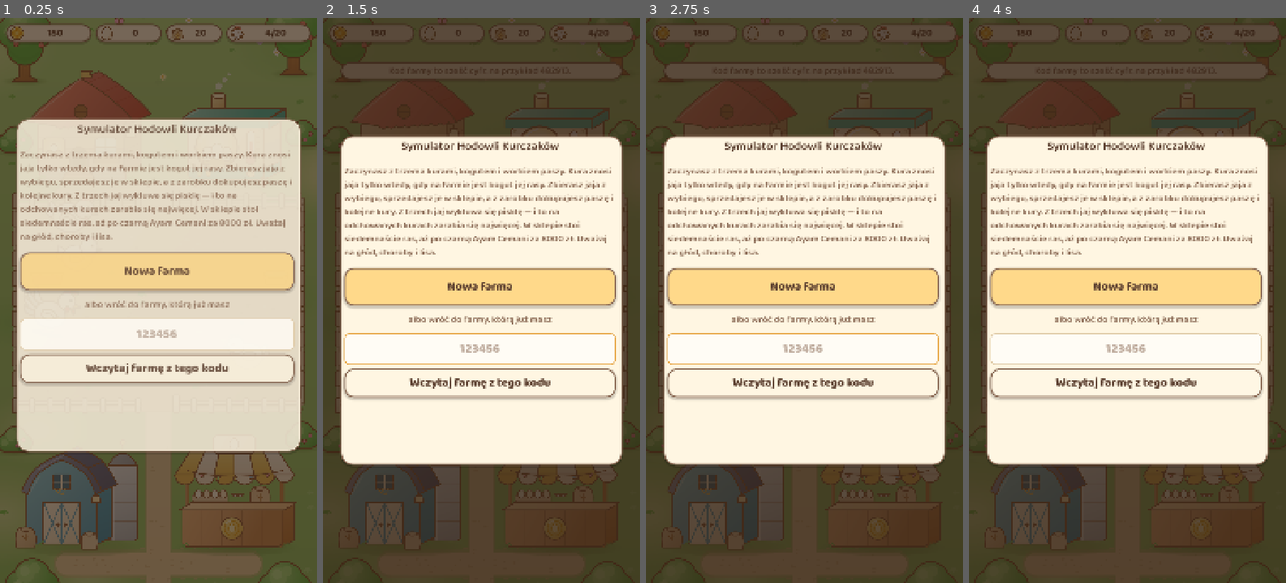
Above: before the commit, frames 1-4 (left to right).
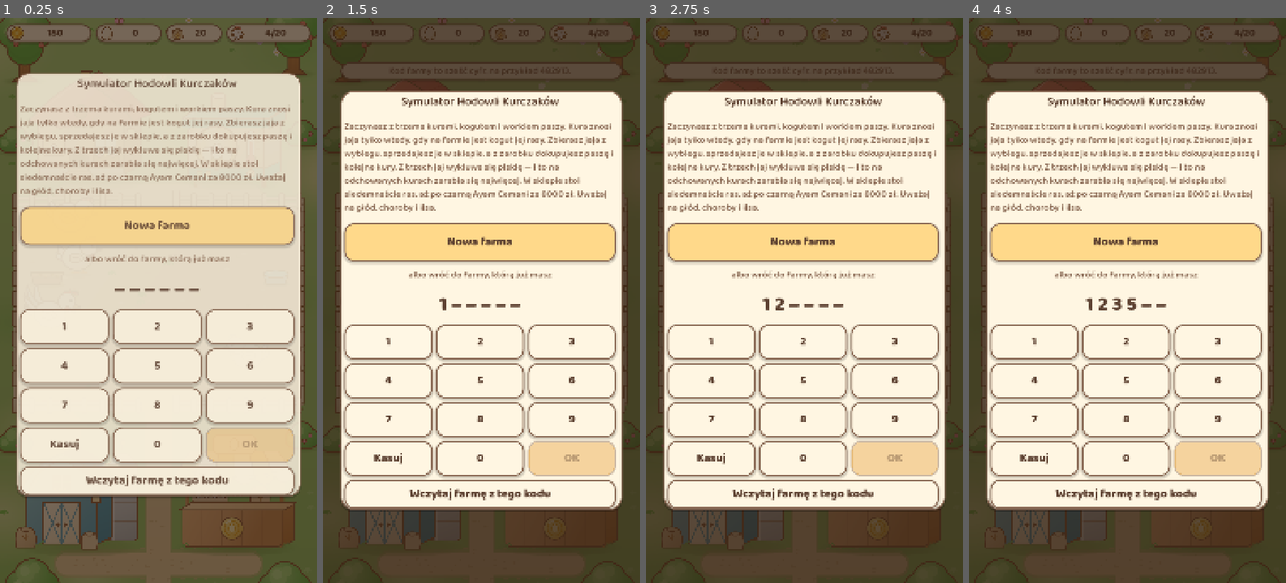
Above: after the commit, the same moments.

Repository: sodorn/kury
Game: Godot game, scene res://scenes/main/main.tscn
Two runs of this game, one before a commit and one after it. Both use one fixed random seed, a clock stepped at 60 frames per second and the inputs below.
Inputs (mouse positions are in pixels of both pictures, inside the frame that each line leads up to):
- Up to frame 1 (0.25 s): no input
- Up to frame 2 (1.5 s): click "Wczytaj farmę z tego kodu" at 0.5 s; click (389, 340) at 1.25 s, where only the run after the commit has a clickable "1"
- Up to frame 3 (2.75 s): click (804, 340) at 2 s, where only the run after the commit has a clickable "2"
- Up to frame 4 (4 s): click (1219, 340) at 2.75 s, where only the run after the commit has a clickable "3"; click (1127, 379) at 3.5 s, where only the run after the commit has a clickable "5"

The runs differ from the first frame. In frame 1, 38% of the frame differs, in the area x 5-96%, y 9-85%; in frame 2, 38%; in frame 3, 38%; in frame 4, 38%.

Commit message:
Wersja 11.1: klawiatura kodu rysowana w grze
Na telefonie nie dalo sie wpisac kodu farmy: klawiatura systemowa wpuszczala
litery, ale nie cyfry. Pole LineEdit w eksporcie na przegladarke nie dostawalo
cyfr z numerycznej klawiatury Androida.

- kod wpisuje sie wlasnymi przyciskami (scenes/ui/panels/code_keypad.gd);
  zadna klawiatura systemowa nie bierze w tym udzialu
- uzywaja jej oba miejsca: ekran powitalny i panel Kurnika
- klawisz kasowania ma napis "Kasuj", bo czcionka gry nie ma znaku ⌫
  i w przegladarce wychodzil pusty kwadrat
- sprawdzone w prawdziwym Chrome klikaniem w przyciski, nie tylko w tescie

Testy: 892 asercje jednostkowe OK, test dymny OK.

Co-Authored-By: Claude Opus 5 <noreply@anthropic.com>
Claude-Session: https://claude.ai/code/session_01CjTjcWSUi8hfc7jxPFWk6D

Diff:
--- a/data/strings.csv
+++ b/data/strings.csv
@@ -193,3 +193,5 @@
 ALERT_NO_FEED_TITLE,"Skończyła się pasza"
 ALERT_NO_FEED_BODY,"Bez paszy kury przestają znosić jaja, inkubator i odchów stają, a po trzech minutach stado zaczyna padać — tym szybciej, im jest większe. Kup worek w sklepie."
 PANEL_COOP_PENDING,"W drodze (jaja i pisklęta)"
+CODE_OK,"OK"
+CODE_BACK,"Kasuj"
--- a/project.godot
+++ b/project.godot
@@ -11,7 +11,7 @@
 [application]
 
 config/name="Chicken Farm Simulator"
-config/version="11.0"
+config/version="11.1"
 run/main_scene="res://scenes/main/main.tscn"
 config/features=PackedStringArray("4.7", "GL Compatibility")
 config/icon="res://assets/icon.svg"
--- a/scenes/ui/panels/building_panel.gd
+++ b/scenes/ui/panels/building_panel.gd
@@ -559,23 +559,20 @@
 	hint.text = tr("PANEL_CODE_HINT")
 	_actions.add_child(hint)
 
-	var field := LineEdit.new()
-	field.placeholder_text = tr("PANEL_CODE_PLACEHOLDER")
-	field.alignment = HORIZONTAL_ALIGNMENT_CENTER
-	field.max_length = 6
-	# Na telefonie wyskakuje klawiatura numeryczna, a nie pelna.
-	field.virtual_keyboard_type = LineEdit.KEYBOARD_TYPE_NUMBER
-	_actions.add_child(field)
+	# Wlasna klawiatura numeryczna zamiast pola tekstowego: klawiatura
+	# systemowa na telefonie nie wpuszczala cyfr do gry.
+	var keypad := CodeKeypad.new()
+	_actions.add_child(keypad)
 
 	var button := Button.new()
+	button.theme_type_variation = &"BuyButton"
 	button.autowrap_mode = TextServer.AUTOWRAP_WORD_SMART
 	button.text = tr("PANEL_CODE_LOAD")
 	button.pressed.connect(func() -> void:
-		if Game.restore_from_code(field.text):
-			field.text = "")
+		if Game.restore_from_code(keypad.code()):
+			keypad.clear())
 	_actions.add_child(button)
-	# Enter na klawiaturze telefonu robi to samo co przycisk.
-	field.text_submitted.connect(func(_text: String) -> void: button.emit_signal("pressed"))
+	keypad.submitted.connect(func(_code: String) -> void: button.emit_signal("pressed"))
 
 
 ## Nazwa obrony przed lisem na danym poziomie: nic, plot albo pies.
--- /dev/null
+++ b/scenes/ui/panels/code_keypad.gd
@@ -0,0 +1,111 @@
+class_name CodeKeypad
+extends VBoxContainer
+## Klawiatura numeryczna do wpisywania kodu farmy, rysowana w samej grze.
+##
+## Pole tekstowe Godota nie dzialalo na telefonie: klawiatura systemowa
+## w trybie numerycznym nie wpuszczala cyfr do gry (litery wchodzily, cyfry
+## nie). Zamiast walczyc z warstwa wejscia przegladarki, kod wpisuje sie
+## wlasnymi przyciskami — dziala tak samo na kazdym telefonie i na komputerze,
+## bo nie bierze w tym udzialu zadna klawiatura systemowa.
+
+## Kod ma dokladnie tyle cyfr. Zgodne z `Cloud.CODE_LENGTH`.
+const LENGTH := 6
+## Rozmiar klawisza i odstepy, w pikselach widoku.
+const KEY_HEIGHT := 120
+const GAP := 12
+
+## Kod zmienil sie (po kazdej cyfrze i po kasowaniu).
+signal changed(code: String)
+## Gracz nacisnal klawisz zatwierdzenia przy komplecie cyfr.
+signal submitted(code: String)
+
+var _code := ""
+var _display: Label
+var _keys: Array[Button] = []
+var _back: Button
+var _accept: Button
+
+
+func _ready() -> void:
+	add_theme_constant_override("separation", GAP)
+
+	_display = Label.new()
+	_display.theme_type_variation = &"TitleLabel"
+	_display.horizontal_alignment = HORIZONTAL_ALIGNMENT_CENTER
+	add_child(_display)
+
+	var grid := GridContainer.new()
+	grid.columns = 3
+	grid.add_theme_constant_override("h_separation", GAP)
+	grid.add_theme_constant_override("v_separation", GAP)
+	add_child(grid)
+	# Uklad jak w telefonie: 1-9, potem kasowanie, 0 i zatwierdzenie.
+	for digit in range(1, 10):
+		grid.add_child(_make_key(str(digit)))
+	# Napis, a nie znak ⌫: czcionka gry nie ma tego glifu i w przegladarce
+	# wychodzil pusty kwadrat.
+	_back = _make_key(tr("CODE_BACK"))
+	grid.add_child(_back)
+	grid.add_child(_make_key("0"))
+	_accept = _make_key(tr("CODE_OK"))
+	_accept.theme_type_variation = &"BuyButton"
+	grid.add_child(_accept)
+
+	_refresh()
+
+
+## Jeden klawisz. Cyfry dopisuja sie do kodu, reszta ma wlasne zachowanie.
+func _make_key(label: String) -> Button:
+	var key := Button.new()
+	key.text = label
+	key.custom_minimum_size = Vector2(0, KEY_HEIGHT)
+	key.size_flags_horizontal = Control.SIZE_EXPAND_FILL
+	if label.is_valid_int():
+		key.pressed.connect(func() -> void: _type(label))
+		_keys.append(key)
+	elif label == tr("CODE_BACK"):
+		key.pressed.connect(_erase)
+	else:
+		key.pressed.connect(func() -> void:
+			if _code.length() == LENGTH:
+				submitted.emit(_code))
+	return key
+
+
+func _type(digit: String) -> void:
+	if _code.length() >= LENGTH:
+		return
+	_code += digit
+	_refresh()
+	changed.emit(_code)
+
+
+func _erase() -> void:
+	if _code.is_empty():
+		return
+	_code = _code.substr(0, _code.length() - 1)
+	_refresh()
+	changed.emit(_code)
+
+
+func code() -> String:
+	return _code
+
+
+func clear() -> void:
+	_code = ""
+	_refresh()
+	changed.emit(_code)
+
+
+## Puste miejsca pokazujemy kreskami, zeby bylo widac, ilu cyfr brakuje.
+func _refresh() -> void:
+	var shown := ""
+	for i in LENGTH:
+		if i > 0:
+			shown += " "
+		shown += _code[i] if i < _code.length() else "–"
+	_display.text = shown
+	_accept.disabled = _code.length() < LENGTH
+	for key in _keys:
+		key.disabled = _code.length() >= LENGTH
--- a/scenes/ui/panels/start_panel.gd
+++ b/scenes/ui/panels/start_panel.gd
@@ -14,7 +14,7 @@
 @onready var _created: VBoxContainer = $Sheet/Content/Created
 @onready var _continue_button: Button = $Sheet/Content/Choice/Continue
 @onready var _new_button: Button = $Sheet/Content/Choice/NewFarm
-@onready var _code_field: LineEdit = $Sheet/Content/Choice/CodeRow/Code
+@onready var _keypad: CodeKeypad = $Sheet/Content/Choice/CodeRow/Keypad
 @onready var _load_button: Button = $Sheet/Content/Choice/CodeRow/Load
 @onready var _code_label: Label = $Sheet/Content/Created/Code
 @onready var _play_button: Button = $Sheet/Content/Created/Play
@@ -26,7 +26,7 @@
 	_new_button.pressed.connect(_on_new_farm)
 	_load_button.pressed.connect(_on_load)
 	_play_button.pressed.connect(_close)
-	_code_field.text_submitted.connect(func(_text: String) -> void: _on_load())
+	_keypad.submitted.connect(func(_code: String) -> void: _on_load())
 	# Wczytanie farmy po kodzie konczy sie odpowiedzia serwera, a nie
 	# nacisnieciem przycisku — dlatego czekamy na nia tutaj.
 	Cloud.pulled.connect(_on_pulled)
@@ -49,7 +49,7 @@
 	_new_button.theme_type_variation = &"" if has_farm else &"PrimaryButton"
 	_new_button.text = tr("START_NEW_OTHER") if has_farm else tr("START_NEW")
 	_confirm_wipe = false
-	_code_field.editable = Cloud.is_enabled()
+	_keypad.visible = Cloud.is_enabled()
 	_load_button.disabled = not Cloud.is_enabled()
 	show()
 	modulate.a = 0.0
@@ -74,7 +74,7 @@
 
 
 func _on_load() -> void:
-	var code := _code_field.text
+	var code := _keypad.code()
 	_load_button.disabled = true
 	if not Game.restore_from_code(code):
 		_load_button.disabled = false
--- a/scenes/ui/panels/start_panel.tscn
+++ b/scenes/ui/panels/start_panel.tscn
@@ -1,5 +1,6 @@
-[gd_scene load_steps=2 format=3]
+[gd_scene load_steps=3 format=3]
 
+[ext_resource type="Script" path="res://scenes/ui/panels/code_keypad.gd" id="Keypad"]
 [ext_resource type="Script" path="res://scenes/ui/panels/start_panel.gd" id="1"]
 
 [node name="StartPanel" type="Control"]
@@ -78,12 +79,9 @@
 layout_mode = 2
 theme_override_constants/separation = 12
 
-[node name="Code" type="LineEdit" parent="Sheet/Content/Choice/CodeRow"]
+[node name="Keypad" type="VBoxContainer" parent="Sheet/Content/Choice/CodeRow"]
 layout_mode = 2
-placeholder_text = "123456"
-alignment = 1
-max_length = 6
-virtual_keyboard_type = 2
+script = ExtResource("Keypad")
 
 [node name="Load" type="Button" parent="Sheet/Content/Choice/CodeRow"]
 layout_mode = 2
--- a/tests/smoke_ui.gd
+++ b/tests/smoke_ui.gd
@@ -324,6 +324,16 @@
 	Game.state.feed = 100000.0
 
 
+## Klawisz klawiatury kodu o danym napisie.
+func _keypad_key(keypad: Node, label: String) -> Button:
+	for child in keypad.get_children():
+		for inner in child.get_children():
+			var key := inner as Button
+			if key != null and key.text == label:
+				return key
+	return null
+
+
 ## Pierwszy przycisk w poddrzewie — okienka maja ich po jednym.
 func _find_button(root: Node) -> Button:
 	for child in root.get_children():
@@ -519,6 +529,38 @@
 	var created: Control = start.get_node("Sheet/Content/Created")
 	_check(choice.visible and not created.visible, "najpierw wybor: nowa farma albo kod")
 	_shot("ekran_startowy.png")
+
+	# Klawiatura numeryczna w grze. Pole tekstowe Godota nie wpuszczalo cyfr
+	# na telefonie, wiec kod wpisuje sie wlasnymi przyciskami — i to one
+	# musza dzialac, a nie klawiatura systemowa.
+	var keypad: CodeKeypad = start.get_node("Sheet/Content/Choice/CodeRow/Keypad")
+	_check(keypad != null and keypad.visible, "klawiatura kodu jest na ekranie")
+	if keypad != null:
+		for digit in ["7", "5", "6", "3", "6", "2"]:
+			var key := _keypad_key(keypad, digit)
+			_check(key != null, "klawisz %s istnieje" % digit)
+			if key != null:
+				key.emit_signal("pressed")
+		await _frames(5)
+		_check(keypad.code() == "756362", "cyfry wchodza do kodu (jest '%s')" % keypad.code())
+		var ok := _keypad_key(keypad, tr("CODE_OK"))
+		_check(ok != null and not ok.disabled, "przy komplecie cyfr zatwierdzenie jest aktywne")
+		var back := _keypad_key(keypad, tr("CODE_BACK"))
+		if back != null:
+			back.emit_signal("pressed")
+			await _frames(5)
+		_check(keypad.code() == "75636", "kasowanie zabiera ostatnia cyfre")
+		# Wiecej cyfr niz miesci kod ma byc zignorowane.
+		for digit in ["1", "9"]:
+			var key := _keypad_key(keypad, digit)
+			if key != null:
+				key.emit_signal("pressed")
+		await _frames(5)
+		_check(keypad.code() == "756361", "kod nie rosnie ponad szesc cyfr (jest '%s')" % keypad.code())
+		keypad.clear()
+		await _frames(5)
+		_check(keypad.code().is_empty(), "czyszczenie kasuje caly kod")
+		_shot("klawiatura_kodu.png")
 
 	(start.get_node("Sheet/Content/Choice/NewFarm") as Button).emit_signal("pressed")
 	await _frames(20)
Binary file changed: data/strings.pl.translation
Not shown, added: scenes/ui/panels/code_keypad.gd.uid
Not shown, changed: PROJECT_STATE.md
